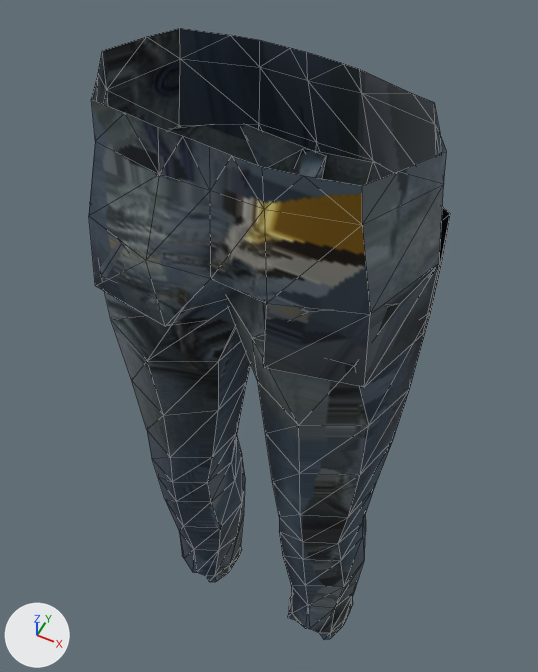
Renders of the glTF model site/assets/engine/002-shell.glb from each side of a commit.
Rendered twice from a 50 mm lens placed at (0.247, -0.472, 1.333), pointed at (-0.032, 0.086, 0.635). The axes (+X, +Y, +Z) are drawn at lower left. The lights are the same throughout. The picture after the commit comes second. Mesh edges are drawn as thin lines. Vertices at exactly the same position are counted once.

The first picture shows 'geometry_0'.
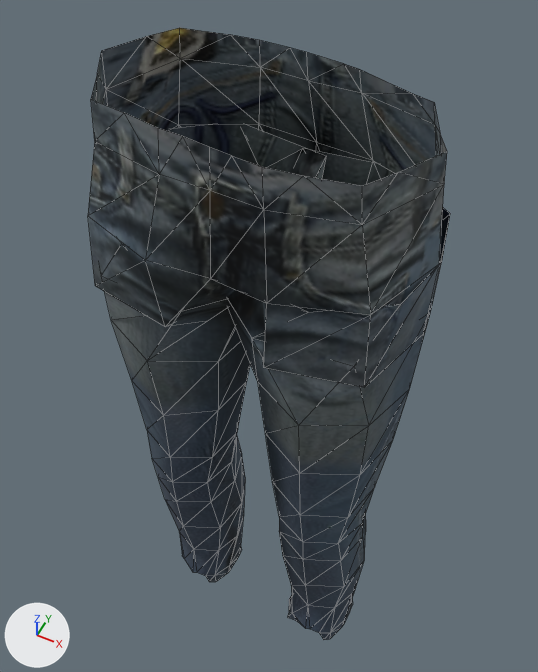
Boxes (x1, y1, x2, y2) around the edits, measured in the pictures (538 x 672 px; the box of a moved part takes in the faces that stretch with it):
'geometry_0', reshaped: before (89, 28, 450, 640); after (88, 28, 450, 640)
part 1 of me_geometry_0, moved or reshaped: before (89, 149, 308, 381); after (125, 113, 439, 388)
part 2 of me_geometry_0, moved or reshaped (not visible afterwards): before (264, 264, 439, 387)
part 3 of me_geometry_0, moved or reshaped: before (125, 113, 183, 174); after (88, 174, 211, 326)
part 4 of me_geometry_0, surface changed: (89, 28, 447, 640) in both

The edits, one by one:
me_geometry_0 has 254 vertices, 430 faces and spans x -0.17..0.169, y -0.096..0.134, z 0.115..1.022.
me_geometry_0 is used by ob_geometry_0; location (0.0, 0.0, 0.0).
Before the commit, vertices of me_geometry_0: 77 (-0.021, -0.041, 0.84), 147 (-0.01, 0.014, 0.837), 153 (-0.048, 0.015, 0.9).
Part 1, on me_geometry_0:
Vertices 77, 147, 153 of me_geometry_0 move by (-0.001, 0.0, 0.0).
Vertex 8 of me_geometry_0 moves from (-0.143, -0.076, 0.816) at pixel (95, 285) to (0.142, -0.076, 0.816) at pixel (364, 387).
Vertex 49 of me_geometry_0 moves from (-0.058, -0.096, 0.901) at pixel (145, 260) to (-0.043, -0.075, 1.022) at pixel (158, 128).
Vertex 82 of me_geometry_0 moves from (-0.005, -0.079, 0.9) to (-0.006, -0.081, 0.9).
Part 2, on me_geometry_0:
Vertex 9 of me_geometry_0 moves from (0.142, -0.076, 0.816) at pixel (364, 387) to (-0.143, -0.076, 0.816) at pixel (95, 285).
Part 3, on me_geometry_0:
Vertex 48 of me_geometry_0 moves from (-0.043, -0.075, 1.022) at pixel (158, 127) to (-0.058, -0.096, 0.901) at pixel (145, 260).
me_geometry_0 part 4: 390 kept faces spanning x -0.17..0.169, y -0.095..0.134, z 0.115..1.021 get new texture (UV) coordinates.
